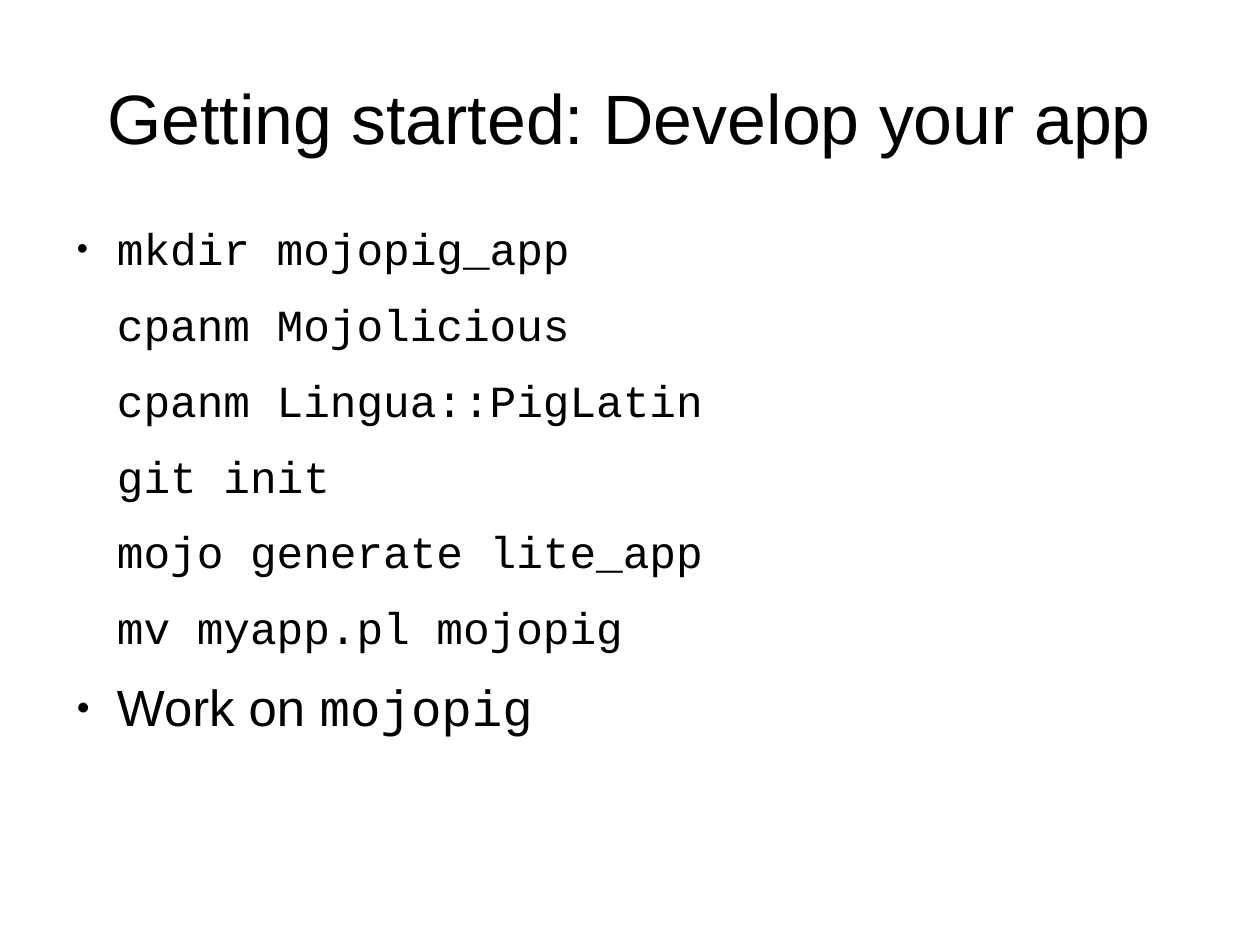
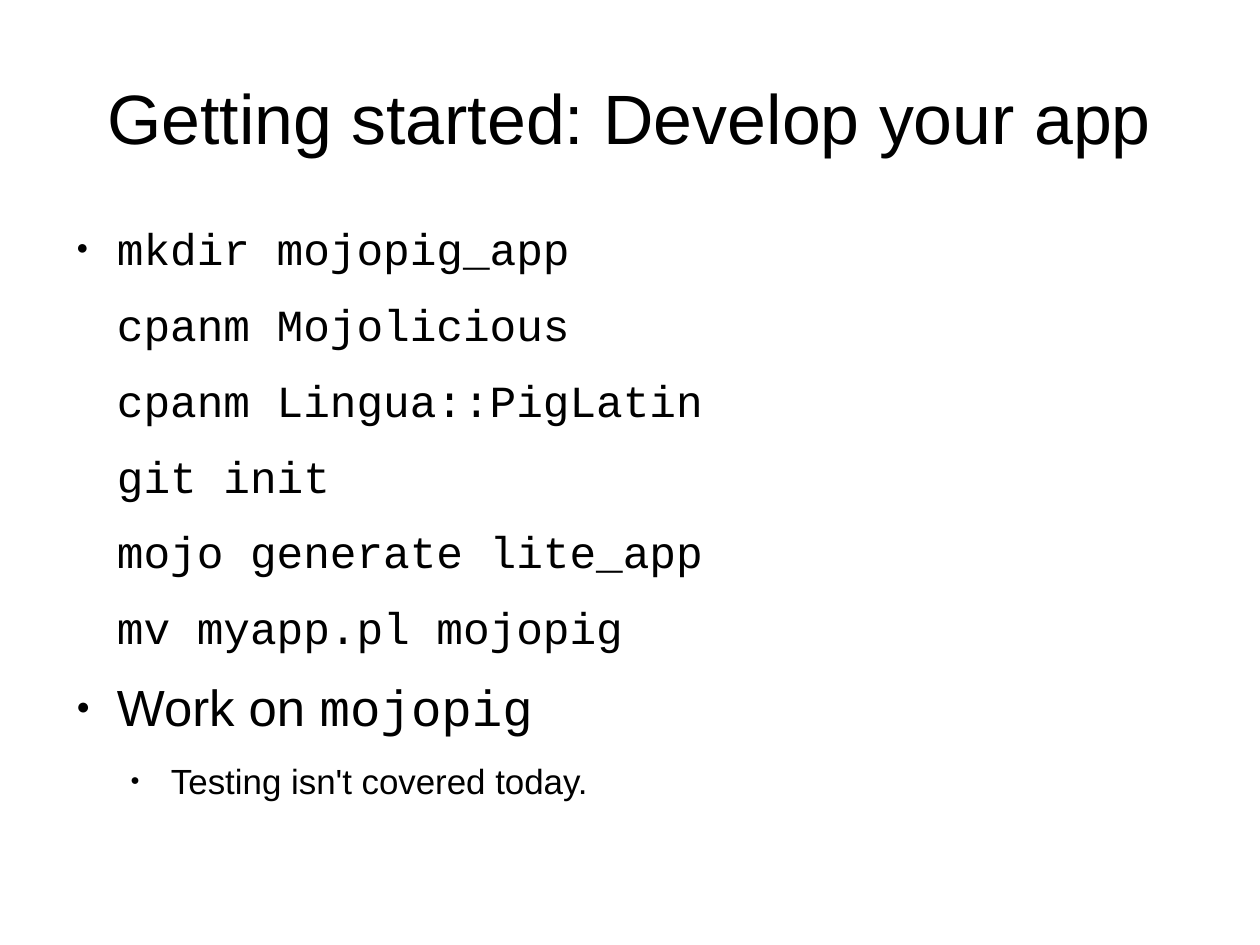
Before and after one commit to daoswald/CPAN-Power-Tools-Talk, a slide deck: slide 3 of PowerTools-II.odp. Drawn at 1260x945 pixels with LibreOffice and Linux fonts; fonts in the diff are those of the drawing. Boxes give left, top, right and bottom in pixels: in the first picture for what was removed or moved away, otherwise in the second. Text is boxed around its words. In the diff, an @@ line names an element or a change of style, - is before the commit and + after.

Commit message:
Final updates to slides.

```diff
--- a/PowerTools-II.odp
+++ b/PowerTools-II.odp
@@ text at bbox=[171, 768, 587, 801]: paragraph added @@
+  ● Testing isn't covered today.
```
